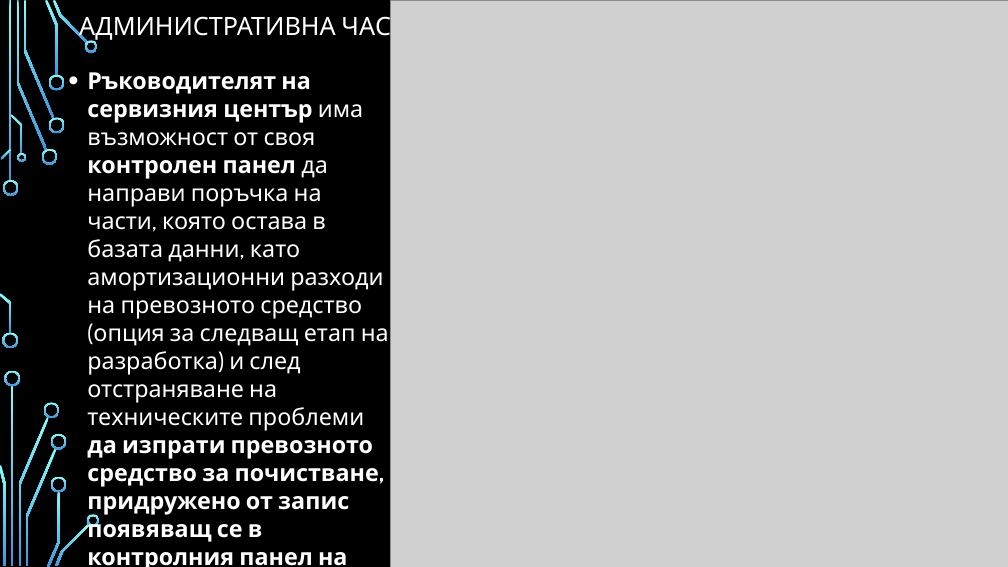
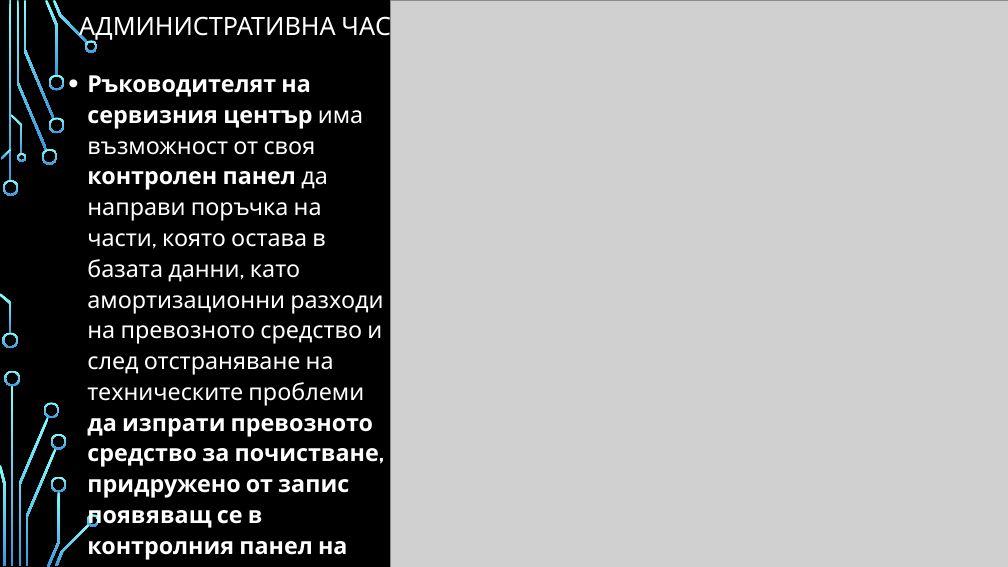
Before and after one commit to Jorjo77/MunicipalityMobilitySystem, a slide deck: slide 10 of MunicipalityMobilitySystemDocs/Mobility System.pptx. Drawn at 1008x567 pixels with LibreOffice and Linux fonts; fonts in the diff are those of the drawing; grey boxes stand for pictures; background and template pictures are left out. Boxes give left, top, right and bottom in pixels: in the first picture for what was removed or moved away, otherwise in the second. Text is boxed around its words. In the diff, an @@ line names an element or a change of style, - is before the commit and + after.

```diff
--- a/MunicipalityMobilitySystemDocs/Mobility System.pptx
+++ b/MunicipalityMobilitySystemDocs/Mobility System.pptx
@@ text at (87, 75, 383, 560): text changed; bold on @@
-• Ръководителят на сервизния център има възможност от своя контролен панел да направи поръчка на части, която остава в базата данни, като амортизационни разходи на превозното средство (опция за следващ етап на разработка) и след отстраняване на техническите проблеми да изпрати превозното средство за почистване, придружено от запис появяващ се в контролния панел на ръководителя на центъра за почистване.
+• Ръководителят на сервизния център има възможност от своя контролен панел да направи поръчка на части, която остава в базата данни, като амортизационни разходи на превозното средство и след отстраняване на техническите проблеми да изпрати превозното средство за почистване, придружено от запис появяващ се в контролния панел на ръководителя на центъра за почистване.
```
Also in this commit, not shown: 2 other files.
